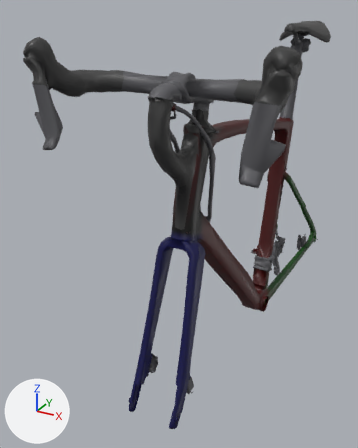
The glTF model apps/client/public/models/bikes/roubaix/roubaix61_lod2.glb as it was, and as the next commit left it.
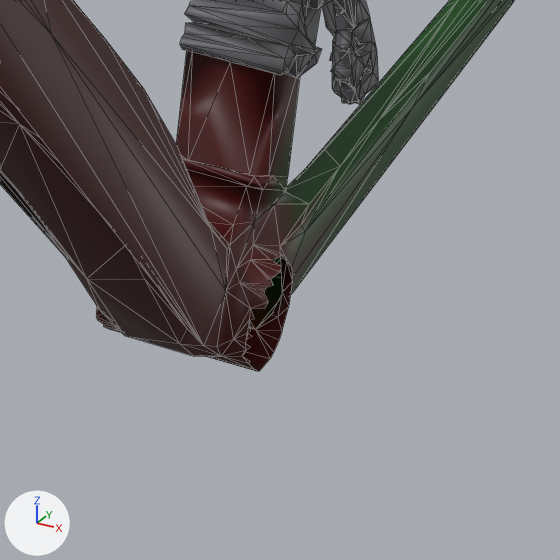
There are two pictures of each version: one whole from a 50 mm camera at (0.437, -1.295, 1.118) aimed at (-0.164, -0.203, 0.572), one close up on the part from 64% to 85% of the width and 58% to 75% of the height. Lighting does not change. The marker at lower left points along +X, +Y and +Z. The last two pictures show the newer version. The close-ups show mesh edges as thin lines. Vertices at exactly the same position are counted once.

Names of what the first close-up shows: 'frame'.
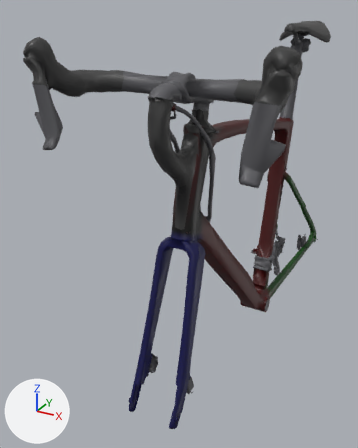
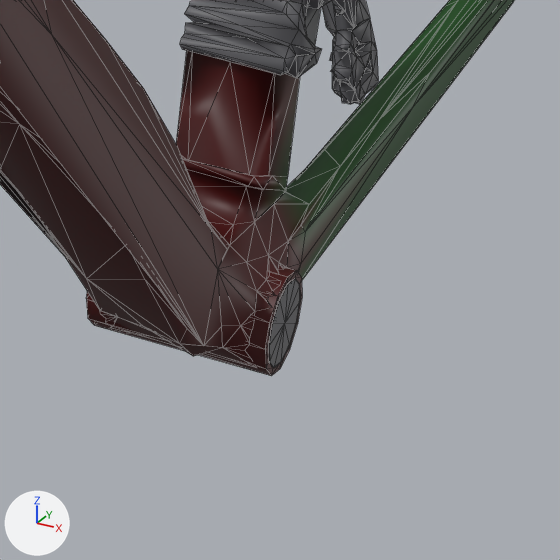
Changed parts and their boxes [x1, y1, x2, y2] in the close-ups (560 x 560 px):
'frame', reshaped
    before: [0, 0, 515, 371]
    after: [0, 0, 515, 376]
part 1 of me_frame, added
    after: [86, 266, 302, 376]
part 2 of me_frame, added
    after: [269, 279, 300, 368]
part 3 of me_frame, built on
    before: [53, 37, 412, 371]
    after: [53, 37, 412, 363]

The edits, one by one:
me_frame is used by ob_frame; location (0.0, 0.0, 0.0).
me_frame had 1788 vertices, 3021 faces and spanned x -0.081..0.08, y -0.59..0.465, z 0.145..0.981.
me_frame now has 1827 vertices, 3077 faces and spans x -0.081..0.08, y -0.59..0.465, z 0.145..0.981.
me_frame part 1: a new loose piece of 48 vertices spanning x -0.041..0.041, y -0.023..0.023, z 0.236..0.282, in mat_frame.
me_frame part 2: a new loose piece of 13 vertices spanning x 0.041, y -0.02..0.02, z 0.239..0.278, in mat_components (dark grey #59595d).
Part 3, on me_frame:
51 vertices are removed from x -0.037..0.039, y -0.028..0.023, z 0.238..0.29.
75 faces are deleted.
54 vertices move from x -0.036..0.039, y -0.037..0.032, z 0.244..0.291 to x -0.036..0.039, y -0.05..0.048, z 0.245..0.306.
16 vertices are added at x -0.036..0.039, y -0.022..0.022, z 0.241..0.28.
35 new faces join them, mat_frame.
Other edits to the shape of me_frame do not show in these pictures.
